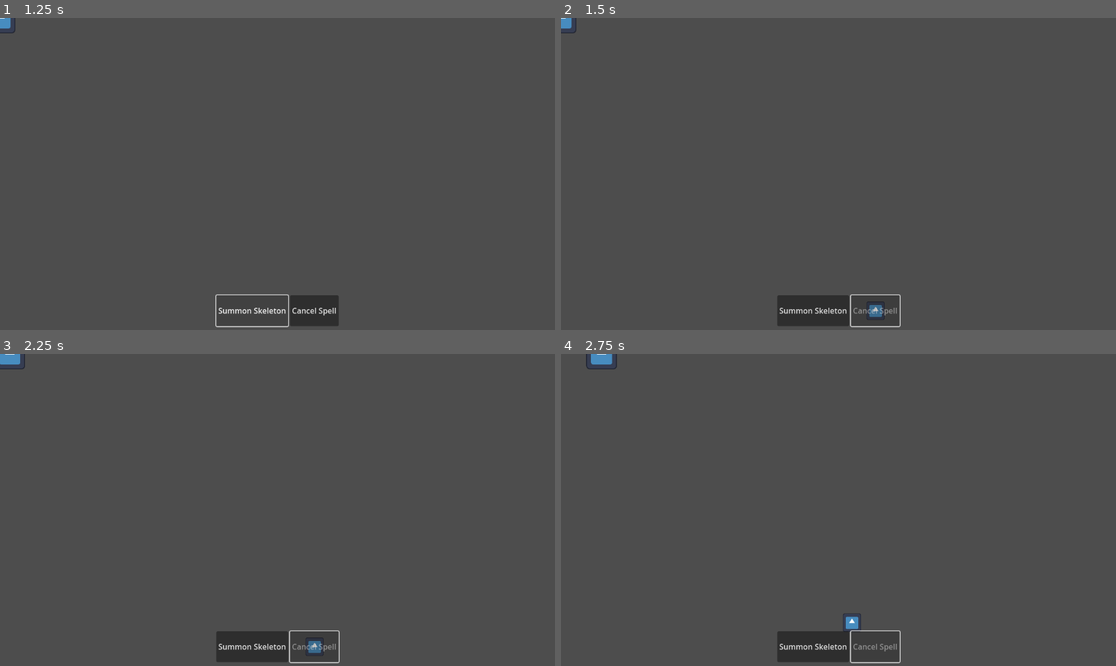
Above: before the commit, frames 1-4 (two rows, left to right).
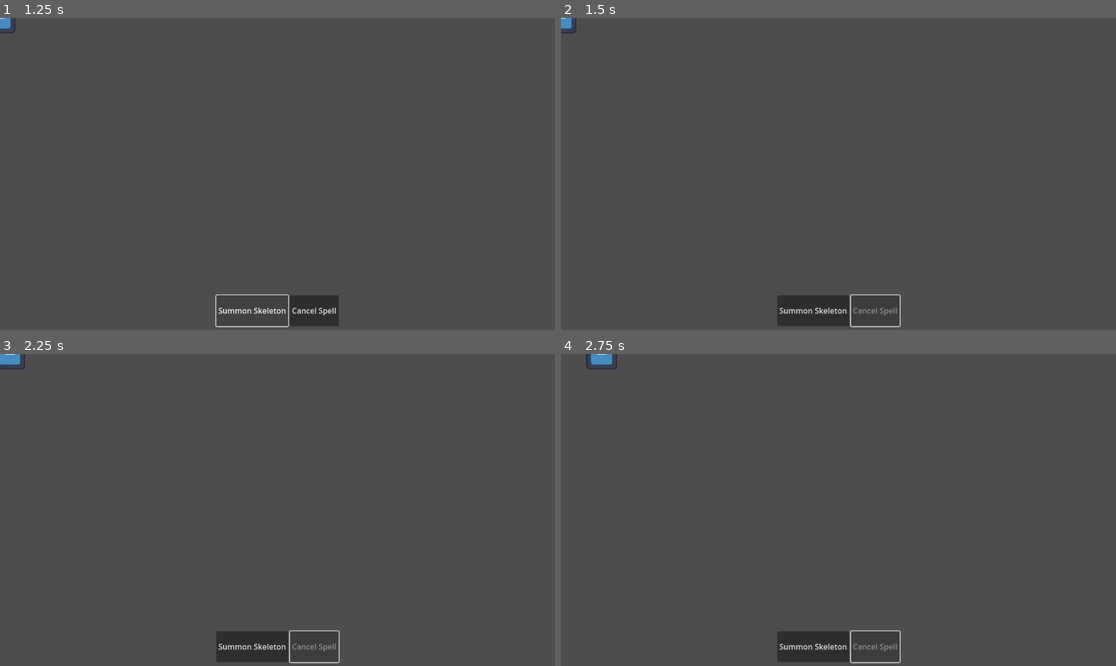
Above: after the commit, the same moments.

Repository: Creamsicle42/GMTK-2023
Game: Godot game, scene res://scenes/main.tscn
Two runs of this game, one before a commit and one after it. Both use one fixed random seed, a clock stepped at 60 frames per second and the inputs below. The engine's default icon, where the game draws it, is replaced by a stand-in: a white triangle on a blue panel in a dark square.
Inputs (mouse positions are in pixels of both pictures, inside the frame that each line leads up to):
- Up to frame 1 (1.25 s): click "Summon Skeleton" at 0.5 s
- Up to frame 2 (1.5 s): click "Cancel Spell" at 1.25 s
- Up to frame 3 (2.25 s): move the mouse to (399, 494) at 2.02 s; hold D (move_right) from 2.03 s (still down); click (399, 494) at 2.17 s
- Up to frame 4 (2.75 s): keep holding D (move_right)

Frame 1 is identical in both runs. In frame 2, 0.1% of the frame differs, in the area x 55-59%, y 90-97%; in frame 3, 0.1%; in frame 4, 0.1%, in the area x 50-55%, y 83-90%.

Commit message:
Added soft mover script

Diff:
--- a/assets/resources/spells/summon_skeletons.tres
+++ b/assets/resources/spells/summon_skeletons.tres
@@ -6,5 +6,5 @@
 [resource]
 script = ExtResource("1_jdxc7")
 spell_name = "Summon Skeleton"
-spell_cost = 25.0
+spell_cost = 20.0
 world_instance = ExtResource("2_r7jfb")
--- /dev/null
+++ b/scenes/game/characters/gen/soft_movement/movers/move_toards_object_controller.gd
@@ -0,0 +1,7 @@
+class_name MoveToardsObjectController extends SoftMovementController
+
+var target_object : Node2D
+
+func get_power_for_direction(direction: Vector2, owner: CharacterBody2D):
+	var direction_to_object = (target_object.global_position - owner.global_position).normalized()
+	return direction.dot(direction_to_object)
--- /dev/null
+++ b/scenes/game/characters/gen/soft_movement/soft_movement_controller.gd
@@ -0,0 +1,4 @@
+class_name SoftMovementController
+
+func get_power_for_direction(direction: Vector2, owner: CharacterBody2D):
+	pass
--- /dev/null
+++ b/scenes/game/characters/gen/soft_movement/soft_mover.gd
@@ -0,0 +1,39 @@
+class_name SoftMover extends Node
+
+@export var movement_speed := 150.0
+@export var movement_threshold := 0.5
+
+var movement_controllers := {}
+
+# BUILT IN METHODS
+
+func _physics_process(delta: float) -> void:
+	var best_direction := Vector2.ZERO
+	var best_power := 0.0
+	for i in range(0, 2 * PI, deg_to_rad(45/2)):
+		var direction = Vector2.RIGHT.rotated(i)
+		var power = _get_power_for_direction(direction)
+		if power > best_power:
+			best_power = power
+			best_direction = direction
+	if best_power < movement_threshold: best_direction = Vector2.ZERO
+	(owner as CharacterBody2D).velocity = best_direction * movement_speed
+	(owner as CharacterBody2D).move_and_slide()
+
+
+# PUBLIC METHODS
+
+func add_movement_controller(controller_id: String, controller: SoftMovementController):
+	movement_controllers[controller_id] = controller
+
+
+func remove_movement_controller(controller_id: String):
+	movement_controllers.erase(controller_id)
+
+# PRIVATE METHODS
+
+func _get_power_for_direction(direction: Vector2) -> float:
+	var power := 0.0
+	for i in movement_controllers:
+		power += (i as SoftMovementController).get_power_for_direction(direction, owner)
+	return power
--- /dev/null
+++ b/scenes/game/characters/player/mana_tracker.gd
@@ -0,0 +1,19 @@
+class_name ManaTracker extends Node
+
+## Tracks the players mana count
+
+signal mana_value_changed (new_value: float)
+
+const MAX_MANA = 100.0
+const MANA_REGEN_LIMIT := 50.0
+const MANA_REGEN_RATE := 1.0
+
+var current_mana := 0.0 :
+	set(new_value):
+		current_mana = clamp(new_value, 0, MAX_MANA)
+		mana_value_changed.emit(current_mana)
+
+
+func _physics_process(delta: float) -> void:
+	if current_mana < MANA_REGEN_LIMIT:
+		current_mana = clamp(current_mana + MANA_REGEN_RATE * delta, 0.0, MANA_REGEN_LIMIT)
--- a/scenes/game/characters/player/player.tscn
+++ b/scenes/game/characters/player/player.tscn
@@ -1,13 +1,15 @@
-[gd_scene load_steps=5 format=3 uid="uid://4nsy5ttwkk8o"]
+[gd_scene load_steps=6 format=3 uid="uid://4nsy5ttwkk8o"]
 
 [ext_resource type="Texture2D" uid="uid://so2gh431ko8r" path="res://assets/textures/icon.svg" id="1_c7bw6"]
 [ext_resource type="Script" path="res://scenes/game/characters/player/player_main.gd" id="1_f466v"]
 [ext_resource type="PackedScene" uid="uid://cpxc3s6ygpiqw" path="res://scenes/game/ui/player_ui.tscn" id="3_y7nnu"]
+[ext_resource type="Script" path="res://scenes/game/characters/player/mana_tracker.gd" id="4_u5g17"]
 
 [sub_resource type="CircleShape2D" id="CircleShape2D_nr5qy"]
 radius = 32.0
 
 [node name="Player" type="CharacterBody2D" groups=["player"]]
+collision_layer = 0
 motion_mode = 1
 script = ExtResource("1_f466v")
 
@@ -25,3 +27,6 @@
 [node name="SpellCooldownTimer" type="Timer" parent="."]
 wait_time = 0.2
 one_shot = true
+
+[node name="ManaTracker" type="Node" parent="."]
+script = ExtResource("4_u5g17")
--- a/scenes/game/characters/player/player_main.gd
+++ b/scenes/game/characters/player/player_main.gd
@@ -22,6 +22,8 @@
 # ONREADY VARIABLES
 @onready var player_ui: PlayerUI = $PlayerUI
 @onready var movement_acceleration :float = MOVE_SPEED / ACCELERATION_TIME
+@onready var mana_tracker: Node = $ManaTracker
+
 
 
 # BUILT IN METHODS
@@ -42,7 +44,9 @@
 	if event is InputEventMouseButton:
 		var button_event = (event as InputEventMouseButton)
 		if button_event.button_index == MOUSE_BUTTON_LEFT and button_event.pressed:
-			summon_selected_spell()
+			if _selected_spell == null: return
+			if _selected_spell.spell_cost < mana_tracker.current_mana:
+				summon_selected_spell()
 
 
 # PRIVATE METHODS
@@ -103,6 +107,10 @@
 		"selected_spell",
 		"Selected Spell: "
 	)
+	DebugConsole.add_text_debug_element(
+		"mana",
+		"Mana: "
+	)
 
 
 func _update_debug() -> void:
@@ -114,3 +122,7 @@
 		"selected_spell",
 		"Selected Spell: %s" % (_selected_spell.spell_name if _selected_spell != null else "None")
 	)
+	DebugConsole.update_text_debug_element(
+		"mana",
+		"Mana: %s" % mana_tracker.current_mana
+	)
--- a/scenes/game/characters/player_minions/skeleton/skeleton.tscn
+++ b/scenes/game/characters/player_minions/skeleton/skeleton.tscn
@@ -34,6 +34,7 @@
 script = ExtResource("3_yew2o")
 attractor_group = "player"
 distance_score_curve = SubResource("Curve_uouqf")
+stop_distance = 100.0
 
 [node name="TargetUpdateTimer" type="Timer" parent="UtilityAIController/WalkTowardsAttratorUtility"]
 wait_time = 2.5
--- a/scenes/game/spells/summon_skeletons/summon_skeletons_world_instance.gd
+++ b/scenes/game/spells/summon_skeletons/summon_skeletons_world_instance.gd
@@ -1,9 +1,19 @@
 class_name SummonSkeletonWorldInstance extends SpellWorldInstance
 
 
+const SKELTON_PREFAB = preload("res://scenes/game/characters/player_minions/skeleton/skeleton.tscn")
+const SPAWN_RANGE = 128.0
+
 
 func attempt_cast() -> void:
-	var skeleton = preload("res://scenes/game/characters/player_minions/skeleton/skeleton.tscn").instantiate()
-	get_parent().add_child(skeleton)
-	skeleton.global_position = global_position
+	for i in 4:
+		var skeleton = SKELTON_PREFAB.instantiate()
+		get_parent().add_child(skeleton)
+		skeleton.global_position = global_position + get_unit_circle_point() * SPAWN_RANGE
+		_caster.mana_tracker.current_mana -= 5.0
 	queue_free()
+
+
+func get_unit_circle_point() -> Vector2:
+	var out_vec := Vector2.RIGHT.rotated(randf_range(0, 2 * PI))
+	return out_vec * sqrt(randf_range(0, 1))
